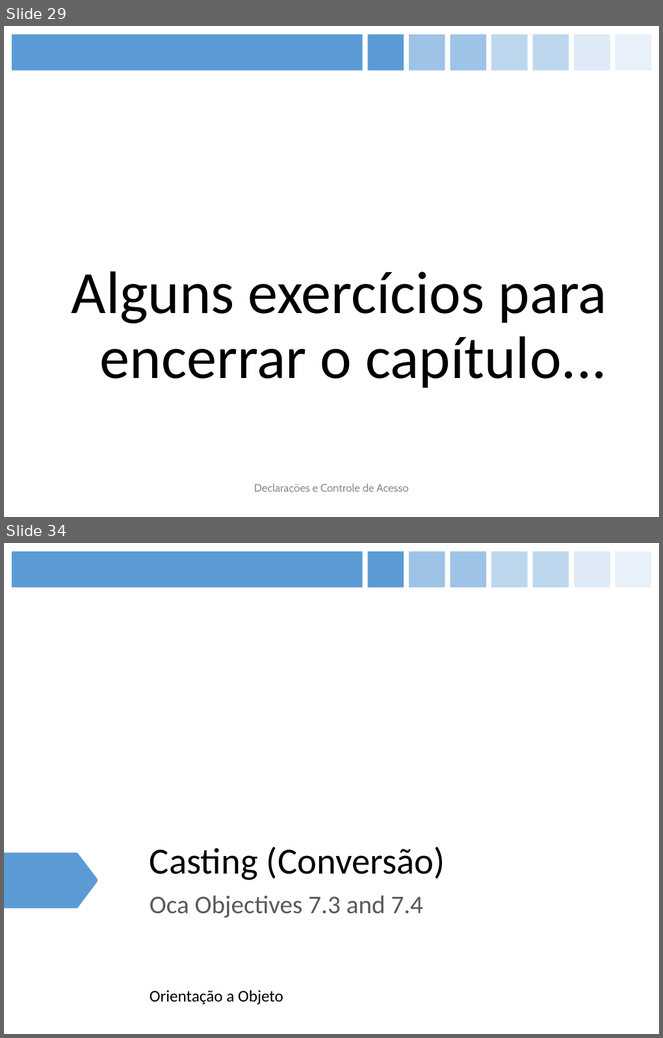
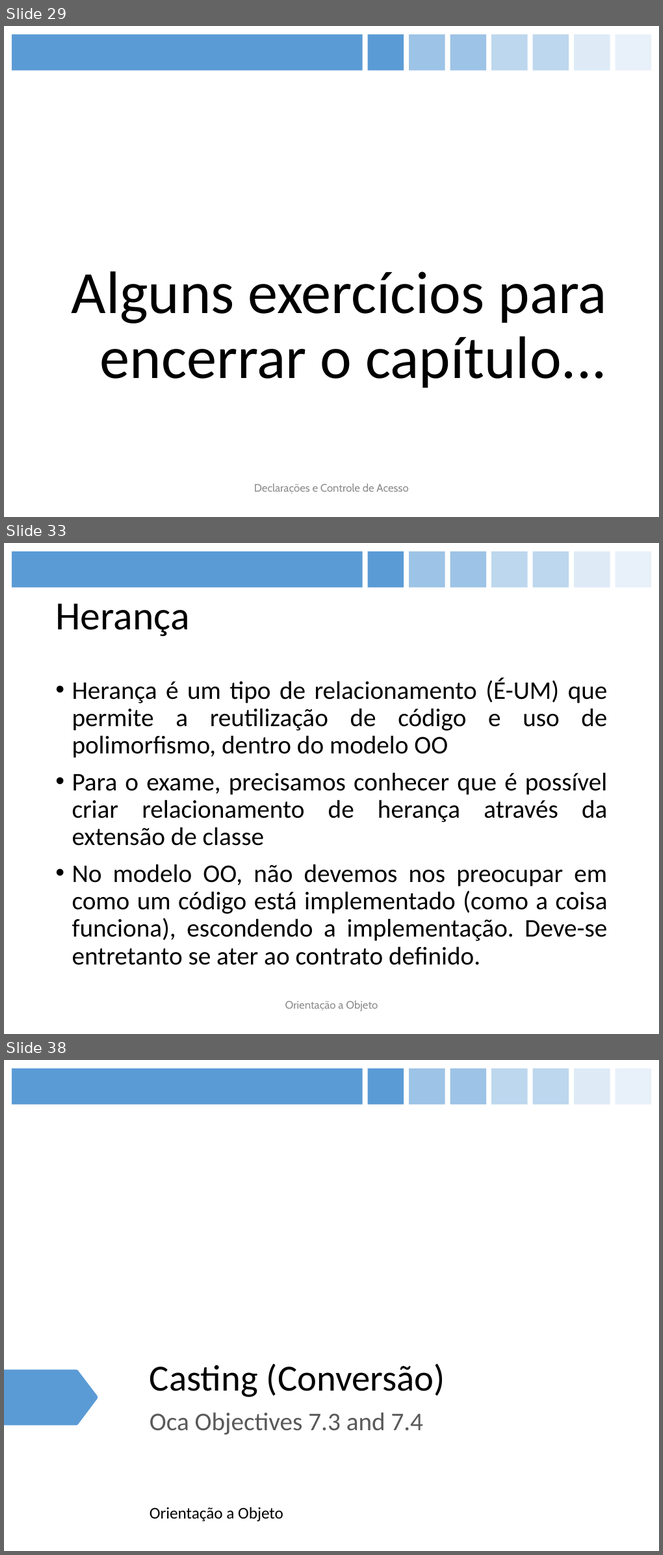
Before and after one commit to figueiredojrr/treinamentoJavaSeOcaAgosto, a slide deck: TreinamentoJavaSeOca/documentos/apresentação/OCA.pptx. Shown one above the other, each under a label of ours: slides 29 and 34 before the commit, slides 29, 33 and 38 after it; the slides between them are not shown. The pictures are 663x1038 and 663x1555 pixels, drawn with LibreOffice and Linux fonts; fonts in the diff are those of the drawing. Boxes give left, top, right and bottom in pixels: in the first picture for what was removed or moved away, otherwise in the second. Text is boxed around its words. In the diff, an @@ line names an element or a change of style, - is before the commit and + after.

```diff
--- a/TreinamentoJavaSeOca/documentos/apresentação/OCA.pptx
+++ b/TreinamentoJavaSeOca/documentos/apresentação/OCA.pptx
@@ slide 33 added at box(4, 543, 659, 1034), background #FFFFFF; not listed: 8 template elements that a slide beside it also shows @@
@@ title added at box(55, 603, 189, 637), 44 pt, text #000000 @@
+Herança
@@ text added at box(72, 678, 608, 965), 28 pt, text #000000 @@
+• Herança é um tipo de relacionamento (É-UM) que permite a reutilização de código e uso de polimorfismo, dentro do modelo OO
+• Para o exame, precisamos conhecer que é possível criar relacionamento de herança através da extensão de classe
+• No modelo OO, não devemos nos preocupar em como um código está implementado (como a coisa funciona), escondendo a implementação. Deve-se entretanto se ater ao contrato definido.
@@ text added at box(285, 1001, 378, 1012), 12 pt, text #8C8C8C @@
+Orientação a Objeto
@@ what was slide 34 is now slide 38 @@
```
Also in this commit, not shown: 4 slides changed, 3 other slides added.
